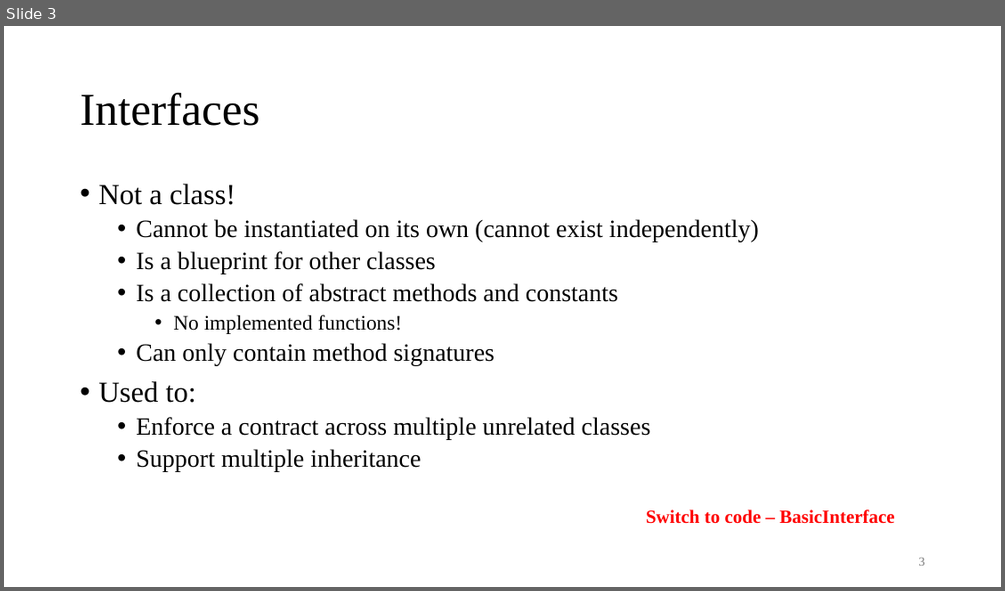
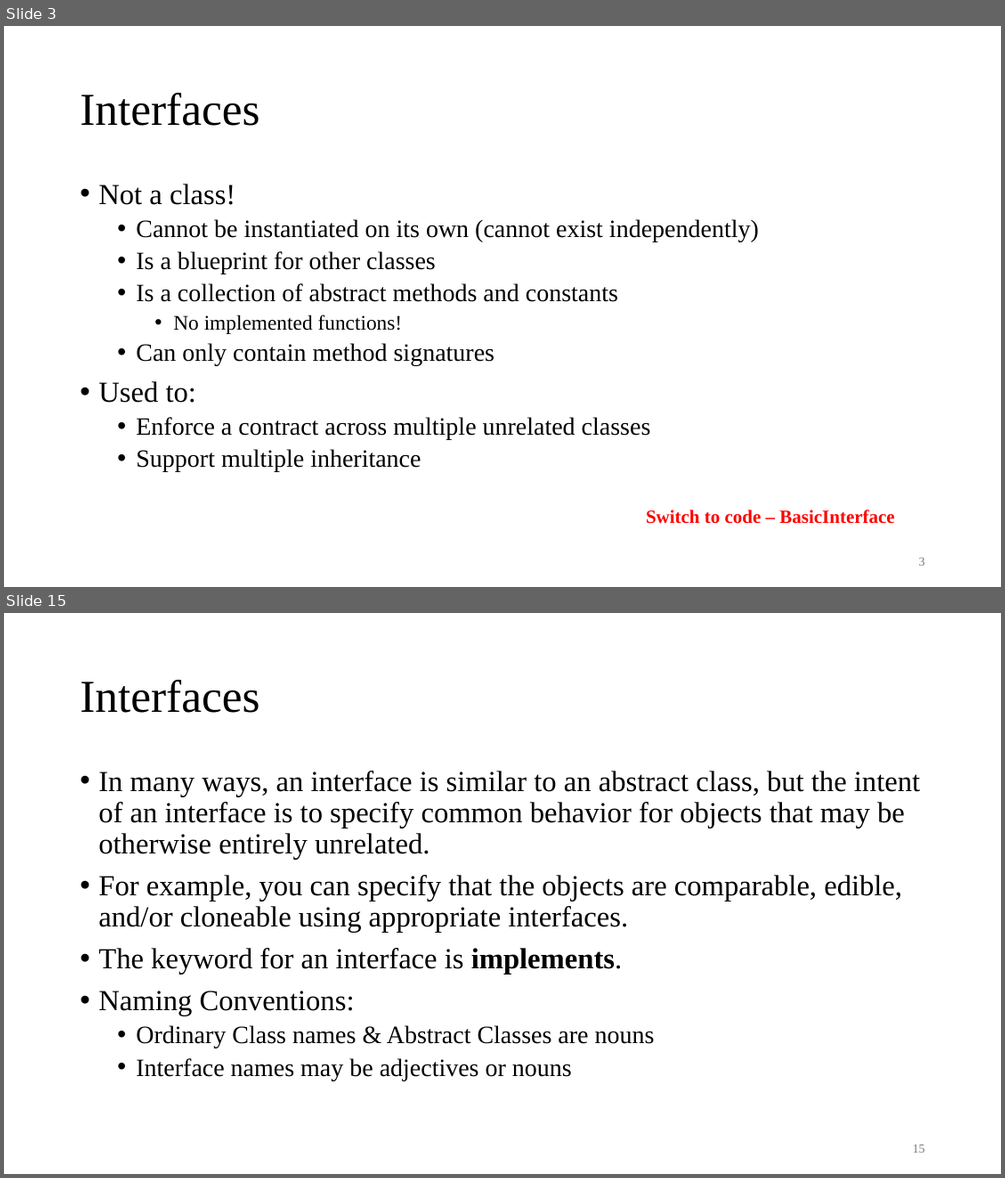
Before and after one commit to AughdonBreslin/CS501IntroToJava, a slide deck: Lectures/12_Abstract_Classes_&_Interfaces.pptx. Shown one above the other, each under a label of ours: slide 3 before the commit, slides 3 and 15 after it; the slides between them are not shown. The pictures are 1005x591 and 1005x1178 pixels, drawn with LibreOffice and Linux fonts; fonts in the diff are those of the drawing. Boxes give left, top, right and bottom in pixels: in the first picture for what was removed or moved away, otherwise in the second. Text is boxed around its words. In the diff, an @@ line names an element or a change of style, - is before the commit and + after.

```diff
--- a/Lectures/12_Abstract_Classes_&_Interfaces.pptx
+++ b/Lectures/12_Abstract_Classes_&_Interfaces.pptx
@@ slide 15 added at bbox=[4, 613, 1001, 1174], background #FFFFFF @@
@@ title added at bbox=[80, 680, 259, 713], 44 pt, text #000000 @@
+Interfaces
@@ text added at bbox=[98, 771, 920, 1080], 28 pt, text #000000 @@
+• In many ways, an interface is similar to an abstract class, but the intent of an interface is to specify common behavior for objects that may be otherwise entirely unrelated.
+• For example, you can specify that the objects are comparable, edible, and/or cloneable using appropriate interfaces.
+• The keyword for an interface is implements.
+• Naming Conventions:
+  • Ordinary Class names & Abstract Classes are nouns
+  • Interface names may be adjectives or nouns
@@ page number added at bbox=[913, 1144, 925, 1152], 12 pt, text #797979 @@
+15
```
Also in this commit, not shown: 23 other slides added, 23 other files.
